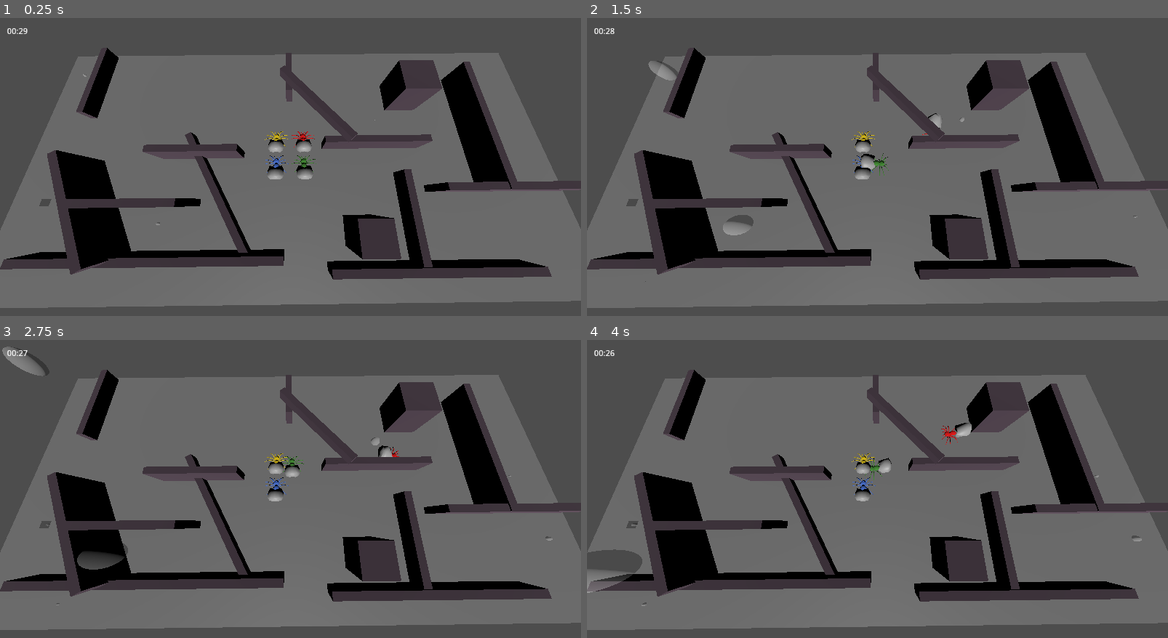
Above: before the commit, frames 1-4 (two rows, left to right).
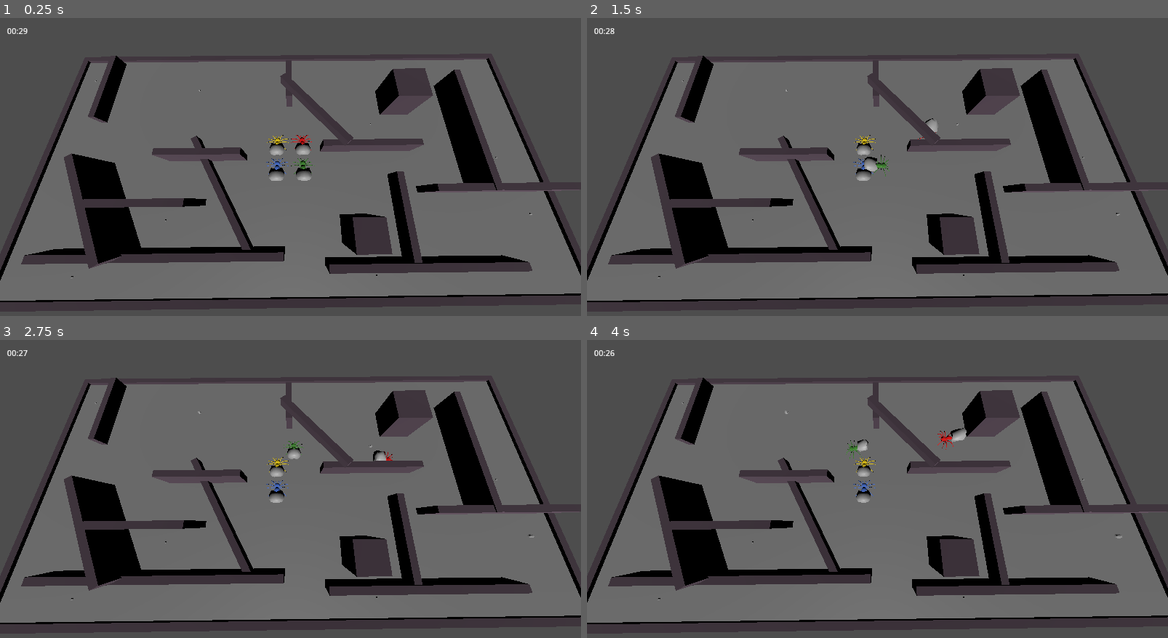
Above: after the commit, the same moments.

Repository: justfordoener/ggj_2025
Game: Godot game, scene res://scenes/level_test.tscn
Same seed, same stepped clock (60 frames per second), same inputs: the game is played once before the commit and once after it.
Inputs:
- Up to frame 1 (0.25 s): no input
- Up to frame 2 (1.5 s): tap Enter at 0.5 s; hold D (move_right) 0.53-1.28 s; hold F 0.53-1.28 s; hold S (move_down) from 1.28 s (still down); tap H at 1.35 s
- Up to frame 3 (2.75 s): release S (move_down) at 2.03 s; hold D (move_right) from 2.03 s (still down); hold T from 2.03 s (still down)
- Up to frame 4 (4 s): release D (move_right) at 2.78 s; release T at 2.78 s; hold W (move_up) 2.78-3.53 s; tap G at 2.85 s; hold A (move_left) from 3.53 s (still down); hold F from 3.53 s (still down)

The runs differ from the first frame. In frame 1, 23% of the frame differs, in the area x 0-100%, y 10-99%; in frame 2, 23%; in frame 3, 23%, in the area x 0-100%, y 2-99%; in frame 4, 23%.

Commit message:
Level mit Bubblespawner, Borders

Diff:
--- a/scenes/bubble_spawn_point.tscn
+++ b/scenes/bubble_spawn_point.tscn
@@ -7,9 +7,11 @@
 
 [node name="bubble_spawn_point" type="Node3D"]
 script = ExtResource("1_q0oaw")
+start_scale = 0.0
 
 [node name="MeshInstance3D" type="MeshInstance3D" parent="."]
 transform = Transform3D(0.2, 0, 0, 0, 0.2, 0, 0, 0, 0.2, 0, 0, 0)
+visible = false
 mesh = SubResource("PrismMesh_ig1hx")
 
 [node name="bubble" parent="." instance=ExtResource("2_sxchc")]
--- a/scenes/level_test.tscn
+++ b/scenes/level_test.tscn
@@ -1,6 +1,5 @@
-[gd_scene load_steps=11 format=3 uid="uid://di84clpo2d0hf"]
+[gd_scene load_steps=10 format=3 uid="uid://di84clpo2d0hf"]
 
-[ext_resource type="PackedScene" uid="uid://dgrfa40y3gln3" path="res://scenes/bubble.tscn" id="1_0fb2n"]
 [ext_resource type="PackedScene" path="res://scenes/spider_1.tscn" id="2_cnn5f"]
 [ext_resource type="PackedScene" path="res://scenes/spider_2.tscn" id="3_0s65w"]
 [ext_resource type="PackedScene" path="res://scenes/spider_3.tscn" id="4_m6k3c"]
@@ -18,44 +17,8 @@
 transform = Transform3D(8, 0, 0, 0, 2, 0, 0, 0, 4, 0, 0, 0)
 mesh = SubResource("PlaneMesh_b2i4f")
 
-[node name="bubbles" type="Node3D" parent="."]
-
-[node name="bubble" parent="bubbles" instance=ExtResource("1_0fb2n")]
-transform = Transform3D(0.998632, -0.0522837, 0, 0.0522837, 0.998632, 0, 0, 0, 1, 6.854, 0, 0.117)
-start_scale = 0.0
-max_scale = 0.5
-
-[node name="bubble2" parent="bubbles" instance=ExtResource("1_0fb2n")]
-transform = Transform3D(1, 0, 0, 0, 1, 0, 0, 0, 1, 7.23002, 0, 1.99015)
-start_scale = 0.0
-max_scale = 0.5
-growth_rate = 0.04
-
-[node name="bubble3" parent="bubbles" instance=ExtResource("1_0fb2n")]
-transform = Transform3D(1, 0, 0, 0, 1, 0, 0, 0, 1, -5.93345, 3.57628e-07, 3.45628)
-start_scale = 0.0
-max_scale = 0.5
-
-[node name="bubble4" parent="bubbles" instance=ExtResource("1_0fb2n")]
-transform = Transform3D(1, 0, 0, 0, 1, 0, 0, 0, 1, 2.832, 0, -1.14492)
-start_scale = 0.0
-max_scale = 0.5
-growth_rate = 0.1
-
-[node name="bubble5" parent="bubbles" instance=ExtResource("1_0fb2n")]
-transform = Transform3D(1, 0, 0, 0, 1, 0, 0, 0, 1, -3.67575, 0, 2.06806)
-start_scale = 0.0
-max_scale = 0.5
-growth_rate = 0.4
-
-[node name="bubble6" parent="bubbles" instance=ExtResource("1_0fb2n")]
-transform = Transform3D(1, 0, 0, 0, 1, 0, 0, 0, 1, -7.40873, -4.76837e-07, -3.07349)
-start_scale = 0.0
-max_scale = 0.5
-growth_rate = 0.4
-
 [node name="Camera3D" type="Camera3D" parent="."]
-transform = Transform3D(0.999945, 0.0103314, -0.00192332, 0, 0.183018, 0.98311, 0.0105089, -0.983055, 0.183008, 0, 3.2, 1.5)
+transform = Transform3D(0.999945, 0.0103314, -0.00192332, 0, 0.183018, 0.98311, 0.0105089, -0.983055, 0.183008, 0, 3.4, 1.5)
 visible = false
 fov = 112.5
 
@@ -68,21 +31,23 @@
 transform = Transform3D(0.2, 0, 0, 0, 0.2, 0, 0, 0, 0.2, 0.4, 0.1, -0.4)
 collision_layer = 1
 speed = 2
-lose_air_rate = 0.5
 
 [node name="spider2" parent="spiders" instance=ExtResource("4_m6k3c")]
 transform = Transform3D(0.2, 0, 0, 0, 0.2, 0, 0, 0, 0.2, 0.4, 0.1, 0.4)
 collision_layer = 1
+speed = 2
 player_num = "2"
 
 [node name="spider3" parent="spiders" instance=ExtResource("5_aehma")]
 transform = Transform3D(0.2, 0, 0, 0, 0.2, 0, 0, 0, 0.2, -0.4, 0.1, 0.4)
 collision_layer = 1
+speed = 2
 player_num = "3"
 
 [node name="spider4" parent="spiders" instance=ExtResource("3_0s65w")]
 transform = Transform3D(0.2, 0, 0, 0, 0.2, 0, 0, 0, 0.2, -0.4, 0.1, -0.4)
 collision_layer = 1
+speed = 2
 player_num = "4"
 
 [node name="game timer" parent="." instance=ExtResource("6_o1v6f")]
@@ -135,11 +100,55 @@
 [node name="obstacle15" parent="obstacles" instance=ExtResource("7_d4kxs")]
 transform = Transform3D(-0.2, 0, -3.92589e-07, 0, 1, 0, 3.01992e-08, 0, -2.6, -6.52925, -0.232561, -2.60491)
 
+[node name="obstacle16" parent="obstacles" instance=ExtResource("7_d4kxs")]
+transform = Transform3D(16, 0, 0, 0, 0.1, 0, 0, 0, 0.2, -0.011, 0, 4.092)
+
+[node name="obstacle17" parent="obstacles" instance=ExtResource("7_d4kxs")]
+transform = Transform3D(16, 0, 0, 0, 0.1, 0, 0, 0, 0.2, 0.091, 0, -4.11784)
+
+[node name="obstacle18" parent="obstacles" instance=ExtResource("7_d4kxs")]
+transform = Transform3D(0.2, 0, 0, 0, 0.1, 0, 0, 0, 8.4, -7.986, 0, 0)
+
+[node name="obstacle19" parent="obstacles" instance=ExtResource("7_d4kxs")]
+transform = Transform3D(0.2, 0, 0, 0, 0.1, 0, 0, 0, 8.4, 8, 0, 0)
+
 [node name="spawner" parent="." instance=ExtResource("8_aprab")]
 transform = Transform3D(1, 0, 0, 0, 1, 0, 0, 0, 1, 2.21712, 0, 0)
 
 [node name="spawn_points" type="Node3D" parent="spawner"]
 
 [node name="bubble_spawn_point" parent="spawner/spawn_points" instance=ExtResource("9_xtpyf")]
-transform = Transform3D(1, 0, 0, 0, 1, 0, 0, 0, 1, -9.18955, 0, 1.4631)
-cooldown = 5.0
+transform = Transform3D(1, 0, 0, 0, 1, 0, 0, 0, 1, -9.59812, 0, -3.09777)
+cooldown = 20.0
+
+[node name="bubble_spawn_point2" parent="spawner/spawn_points" instance=ExtResource("9_xtpyf")]
+transform = Transform3D(1, 0, 0, 0, 1, 0, 0, 0, 1, 4.9697, -4.76837e-07, 1.9454)
+cooldown = 20.0
+
+[node name="bubble_spawn_point3" parent="spawner/spawn_points" instance=ExtResource("9_xtpyf")]
+transform = Transform3D(1, 0, 0, 0, 1, 0, 0, 0, 1, 0.610559, -4.76837e-07, -1.12752)
+growth_rate = 0.05
+cooldown = 10.0
+
+[node name="bubble_spawn_point4" parent="spawner/spawn_points" instance=ExtResource("9_xtpyf")]
+transform = Transform3D(1, 0, 0, 0, 1, 0, 0, 0, 1, -5.93742, 4.76837e-07, 2.01089)
+growth_rate = 0.01
+cooldown = 35.0
+
+[node name="bubble_spawn_point5" parent="spawner/spawn_points" instance=ExtResource("9_xtpyf")]
+transform = Transform3D(1, 0, 0, 0, 1, 0, 0, 0, 1, -8.17852, 0, 3.45701)
+cooldown = 20.0
+
+[node name="bubble_spawn_point6" parent="spawner/spawn_points" instance=ExtResource("9_xtpyf")]
+transform = Transform3D(1, 0, 0, 0, 1, 0, 0, 0, 1, 4.59138, 0, 0.138518)
+cooldown = 30.0
+
+[node name="bubble_spawn_point7" parent="spawner/spawn_points" instance=ExtResource("9_xtpyf")]
+transform = Transform3D(1, 0, 0, 0, 1, 0, 0, 0, 1, 0.112247, 0, 3.51507)
+growth_rate = 0.03
+cooldown = 25.0
+
+[node name="bubble_spawn_point8" parent="spawner/spawn_points" instance=ExtResource("9_xtpyf")]
+transform = Transform3D(1, 0, 0, 0, 1, 0, 0, 0, 1, -5.57506, 0, -2.6214)
+growth_rate = 0.05
+cooldown = 15.0
--- a/scripts/spawner.gd
+++ b/scripts/spawner.gd
@@ -1,11 +1,14 @@
 extends Node3D
 
+@export var starting_time : int
 
 @onready var bubble = preload(r"res://scenes/bubble.tscn")
 
 # Called when the node enters the scene tree for the first time.
 func _ready() -> void:
-	pass
+	for point in $"spawn_points".get_children():
+		starting_time = randi_range(0, 10)
+		point.set_time(starting_time)
 
 
 # Called every frame. 'delta' is the elapsed time since the previous frame.
